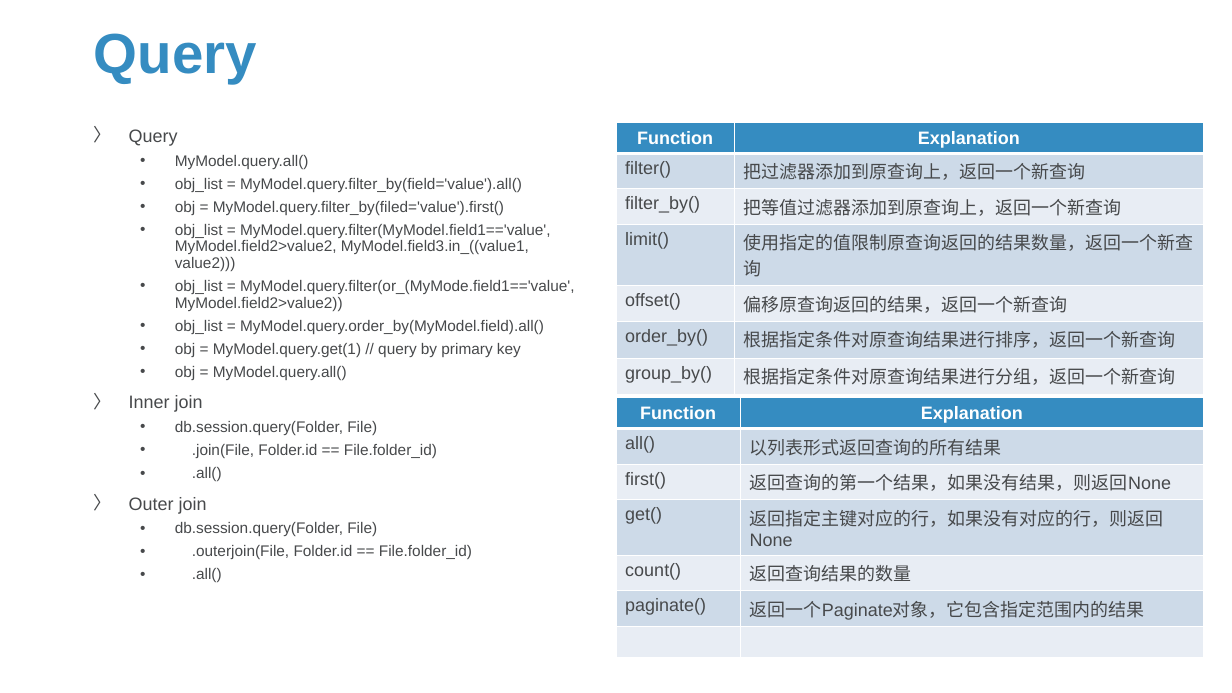
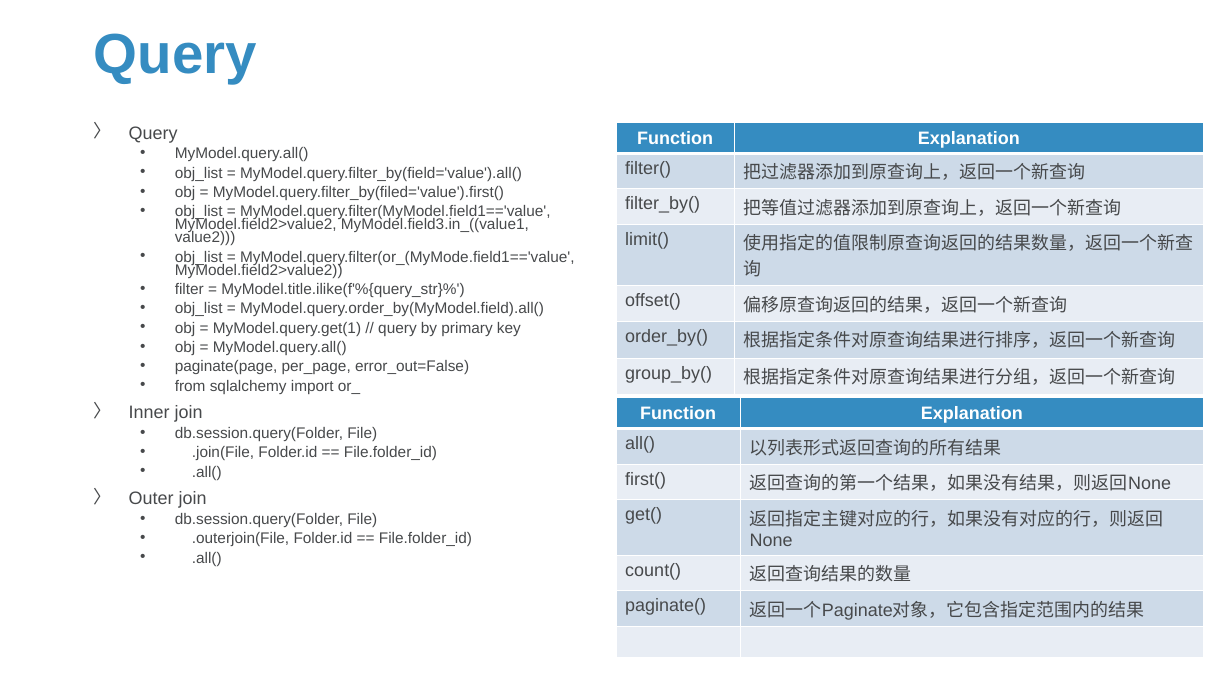
Before and after one commit to Sparks-Lu/TechNotes, a slide deck: slide 50 of Web/Flask-Notes.pptx (slide 44 before the commit). Drawn at 1232x693 pixels with LibreOffice and Linux fonts; fonts in the diff are those of the drawing; background and template pictures are left out. Boxes give left, top, right and bottom in pixels: in the first picture for what was removed or moved away, otherwise in the second. Text is boxed around its words. In the diff, an @@ line names an element or a change of style, - is before the commit and + after.

```diff
--- a/Web/Flask-Notes.pptx
+++ b/Web/Flask-Notes.pptx
@@ text at [129,126,574,566]: line spacing 0.9 to 0.7 @@
@@ text at [175,283,464,297]: paragraph added @@
+  • filter = MyModel.title.ilike(f'%{query_str}%')
@@ text at [175,360,469,394]: paragraphs added @@
+  • paginate(page, per_page, error_out=False)
+  • from sqlalchemy import or_
```
Also in this commit, not shown: 10 other slides changed, 12 slides added, 4 slides removed, 16 other files.
